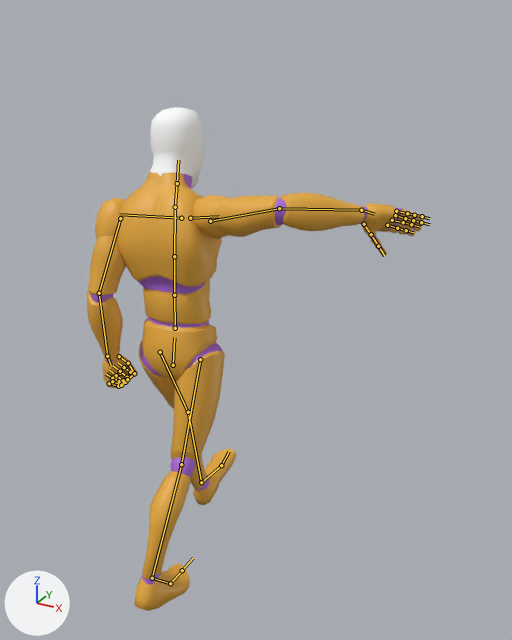
A saved change to the glTF model public/assets/characters/moonshot-humanoid.glb.
One viewpoint serves both versions: a 50 mm lens placed at (1.41, -1.94, 2.07), pointed at (0.29, 0.1, 1.05). Lighting does not change. The marker at lower left points along +X, +Y and +Z. The older version comes first. Both versions are drawn at frame 0 of the action 'Walk_Wave_Loop'; the numbers are the values there. The bones that change, and the others that lie on the model, are drawn over the model as lines.

In view in the first picture: 'Boomerang_Attacker_Mannequin'.
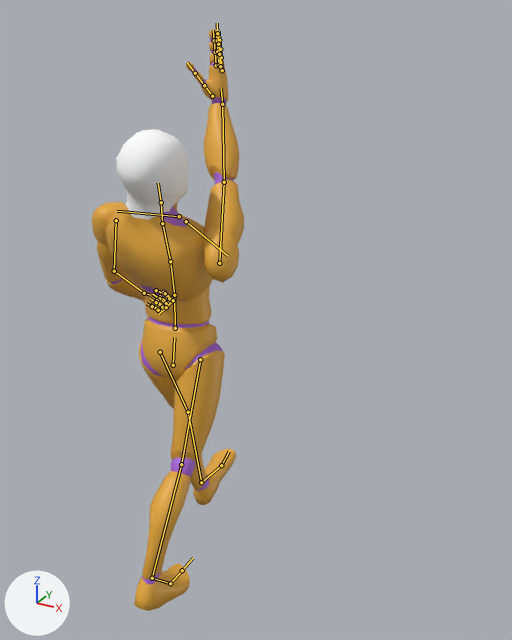
What differs and where, as boxes (x1, y1, x2, y2) in the pictures (512 x 640 px):
'Boomerang_Attacker_Mannequin', posed (55% narrower, 15% taller): before (87, 107, 424, 611); after (92, 29, 244, 611)
bone 'spine_02', root to tip: before (174, 295) to (174, 256); after (174, 295) to (170, 261)
bone 'spine_03', root to tip: before (174, 256) to (175, 210); after (170, 261) to (163, 225)
bone 'neck_01', root to tip: before (175, 207) to (177, 183); after (162, 223) to (161, 202)
bone 'Head', root to tip: before (177, 183) to (178, 160); after (161, 202) to (158, 183)
bone 'clavicle_r', root to tip: before (190, 218) to (219, 216); after (186, 221) to (227, 255)
bone 'upperarm_r', root to tip: before (210, 221) to (279, 208); after (219, 263) to (224, 182)
bone 'lowerarm_r', root to tip: before (279, 208) to (361, 210); after (224, 182) to (222, 104)
bone 'hand_r', root to tip: before (361, 210) to (374, 214); after (222, 104) to (221, 88)

The change in detail:
Bone 'spine_02' (bone_spine_02) turns from (10, 1, 0) to (-10, -4, 7) degrees about its own x, y and z.
Bone 'spine_03' (bone_spine_03) turns from (11, 3, -4) to (-12, -15, 8) degrees about its own x, y and z.
Bone 'neck_01' (bone_neck_01) turns from (-9, -1, 2) to (-6, 1, 1) degrees about its own x, y and z.
Bone 'Head' (bone_head) turns from (6, 0, 1) to (1, 2, 3) degrees about its own x, y and z.
Bone 'clavicle_r' (bone_clavicle_r) turns from (-2, 0, -6) to (-2, -2, 27) degrees about its own x, y and z.
Bone 'upperarm_r' (bone_upperarm_r) turns from (-5, -18, -7) to (82, 35, -40) degrees about its own x, y and z.
Bone 'lowerarm_r' (bone_lowerarm_r) turns from (45, -6, -20) to (-4, 84, -8) degrees about its own x, y and z.
Bone 'hand_r' (bone_hand_r) turns from (15, -1, 4) to (25, 37, -2) degrees about its own x, y and z.
